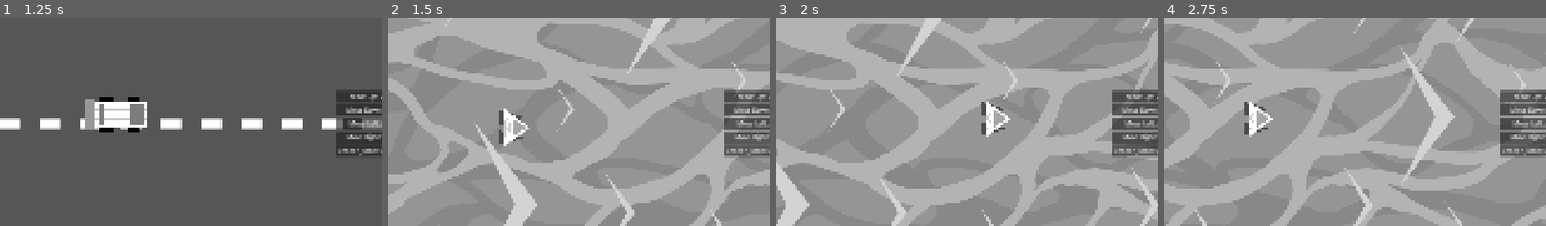
Above: before the commit, frames 1-4 (left to right).
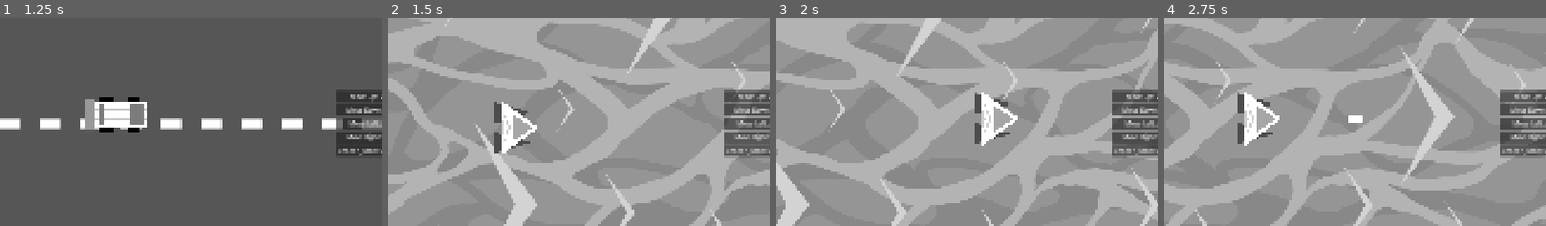
Above: after the commit, the same moments.

Repository: Yuna-Fr/AccessibilityGame
Game: Godot game, scene res://Scenes/Lvl_Main.tscn
The game is run twice, just before and just after one commit, with the same random seed, the same clock (stepped at 60 frames per second) and the same inputs.
Inputs:
- Up to frame 1 (1.25 s): tap Enter at 0.5 s; hold D (Move_Right) from 0.53 s (still down); hold Space (Action) from 0.53 s (still down); tap W (Move_Up) at 0.77 s
- Up to frame 2 (1.5 s): keep holding D (Move_Right); release Space (Action) at 1.28 s; tap Q (SwapScene) at 1.35 s
- Up to frame 3 (2 s): keep holding D (Move_Right); tap W (Move_Up) at 1.52 s
- Up to frame 4 (2.75 s): release D (Move_Right) at 2.03 s; hold A (Move_Left) from 2.03 s (still down); hold Space (Action) from 2.03 s (still down)
The pictures show only the part of the screen within x 0-50%, y 25-75%; the shares and areas given below are measured in that part.

Frame 1 is identical in both runs. In frame 2, 1.3% of the frame differs, in the area x 27-39%, y 40-66%; in frame 3, 1.4%; in frame 4, 1.5%, in the area x 19-52%, y 35-62%.

Commit message:
Adjusting ship size and reload time

Diff:
--- a/Prefabs/P_Ship.tscn
+++ b/Prefabs/P_Ship.tscn
@@ -8,17 +8,19 @@
 size = Vector2(100, 115)
 
 [sub_resource type="RectangleShape2D" id="RectangleShape2D_f6gr6"]
-size = Vector2(94.5, 96)
+size = Vector2(67.09887, 96)
 
 [node name="Ship" type="CharacterBody2D" unique_id=1557541334]
+scale = Vector2(1.5, 1.5)
 motion_mode = 1
 script = ExtResource("1_6wsb7")
 bullet_prefab = ExtResource("2_1aslw")
+reload_time = 0.5
 
 [node name="MeshInstance2D" type="MeshInstance2D" parent="." unique_id=1382922189]
 mesh = SubResource("QuadMesh_334r5")
 texture = ExtResource("2_6wsb7")
 
 [node name="CollisionShape2D" type="CollisionShape2D" parent="." unique_id=2135757618]
-position = Vector2(-2.75, 0)
+position = Vector2(10.950564, 0)
 shape = SubResource("RectangleShape2D_f6gr6")
--- a/Scripts/S_ControllerShooter.gd
+++ b/Scripts/S_ControllerShooter.gd
@@ -2,7 +2,7 @@
 
 @export var bullet_prefab : PackedScene
 @export var speed: float = 500.0
-@export var reload_time := 1
+@export var reload_time : float = 1
 
 var can_shoot := true
 
